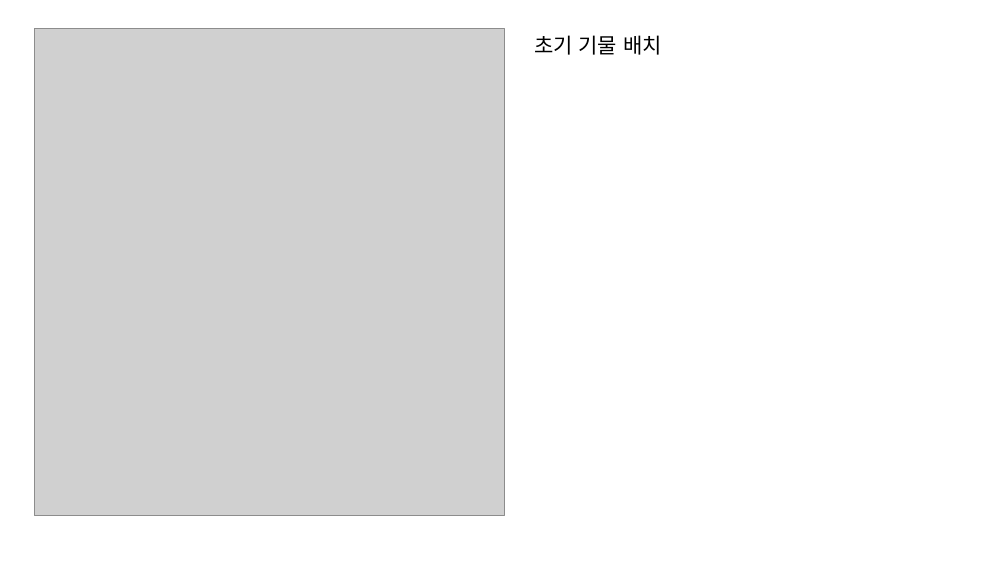
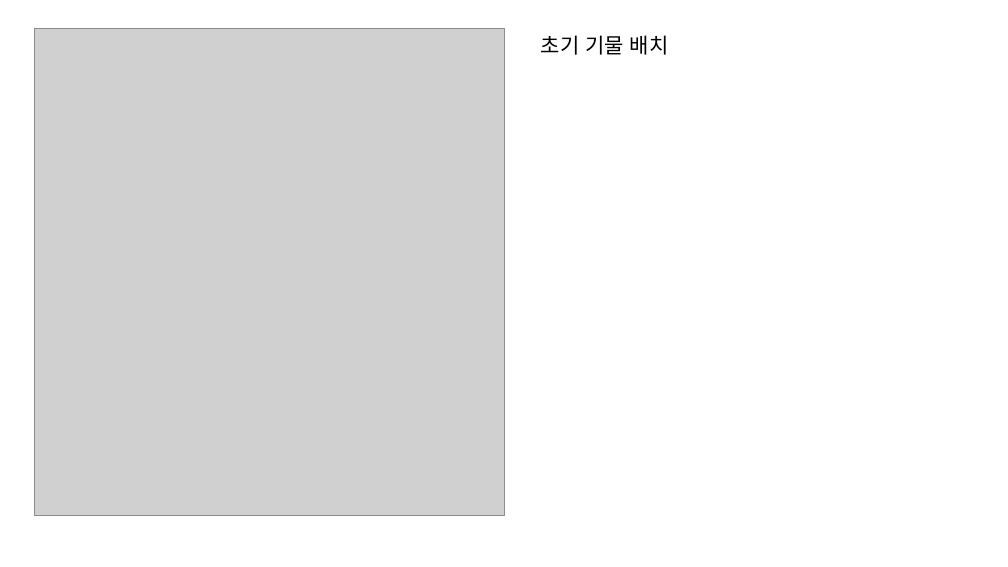
Before and after one commit to naaaaaru/robit_QT_project, a slide deck: slide 6 of QT프로젝트-체스.pptx. Drawn at 1008x567 pixels with LibreOffice and Linux fonts; fonts in the diff are those of the drawing; grey boxes stand for pictures. Boxes give left, top, right and bottom in pixels: in the first picture for what was removed or moved away, otherwise in the second. Text is boxed around its words. In the diff, an @@ line names an element or a change of style, - is before the commit and + after.

```diff
--- a/QT프로젝트-체스.pptx
+++ b/QT프로젝트-체스.pptx
@@ text "초기 기물 배치": place and size @@
-text "초기 기물 배치" at (534,35,662,55)
+text "초기 기물 배치" at (541,35,669,55)
```
Also in this commit, not shown: 14 other slides changed, 1 other file.
